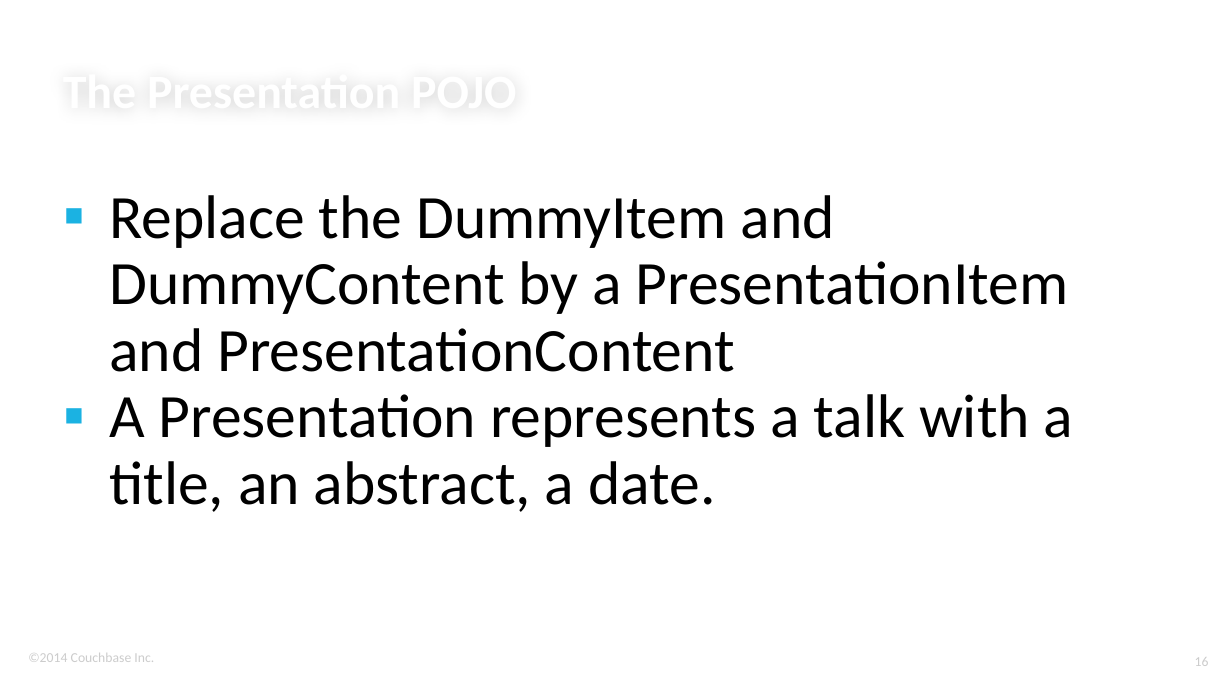
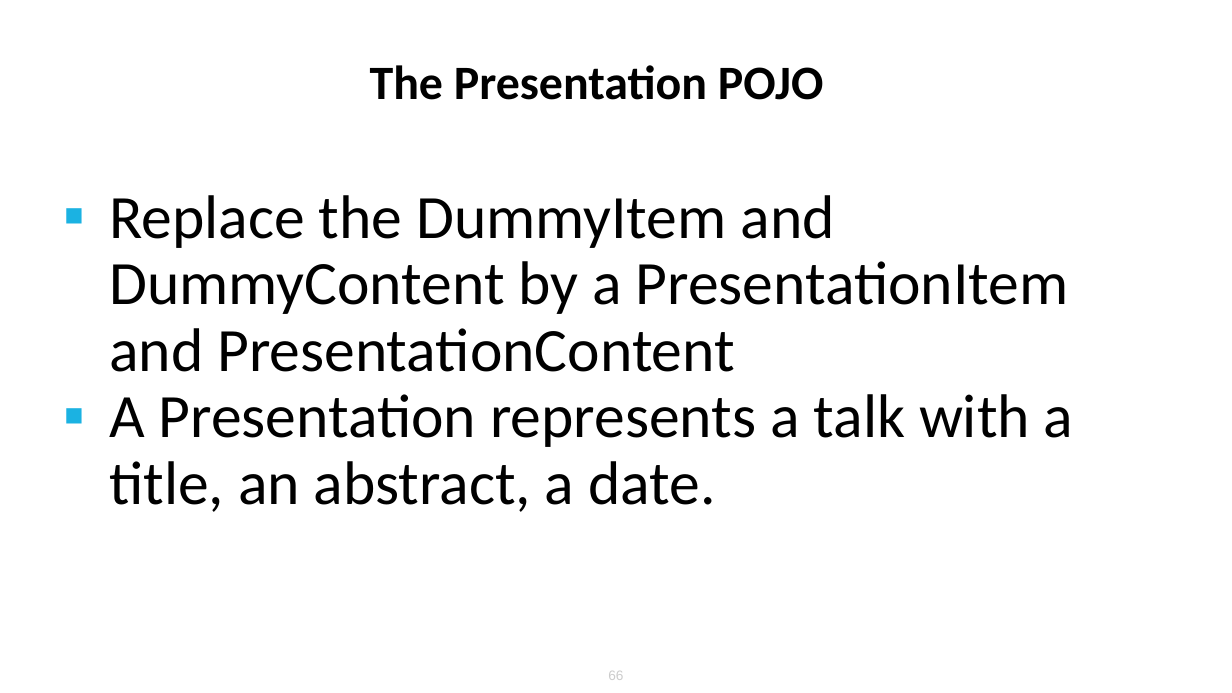
Before and after one commit to ldoguin/couchbase-mobile-android-workshop, a slide deck: slide 66 of AndroidWorkshopMasterDetailFlow.pptx (slide 16 before the commit). Drawn at 1232x693 pixels with LibreOffice and Linux fonts; fonts in the diff are those of the drawing; background and template pictures are left out. Boxes give left, top, right and bottom in pixels: in the first picture for what was removed or moved away, otherwise in the second. Text is boxed around its words. In the diff, an @@ line names an element or a change of style, - is before the commit and + after.

```diff
--- a/AndroidWorkshopMasterDetailFlow.pptx
+++ b/AndroidWorkshopMasterDetailFlow.pptx
@@ title "The Presentation POJO": place and size @@
-title "The Presentation POJO" at bbox=[63, 2, 1141, 118]
+title "The Presentation POJO" at bbox=[370, 65, 824, 100]
@@ title "The Presentation POJO" at bbox=[370, 65, 824, 100]: text colour #FFFFFF to #000000; alignment left to centre; vertical alignment bottom to middle @@
@@ text removed at bbox=[28, 653, 154, 662] @@
-©2014 Couchbase Inc.
@@ page number removed at bbox=[1195, 657, 1209, 666] @@
-16
@@ page number added at bbox=[608, 671, 623, 680], 8 pt, text #CCCCCC @@
+66
```
Also in this commit, not shown: 27 other slides changed, 58 slides added, 8 slides removed.
